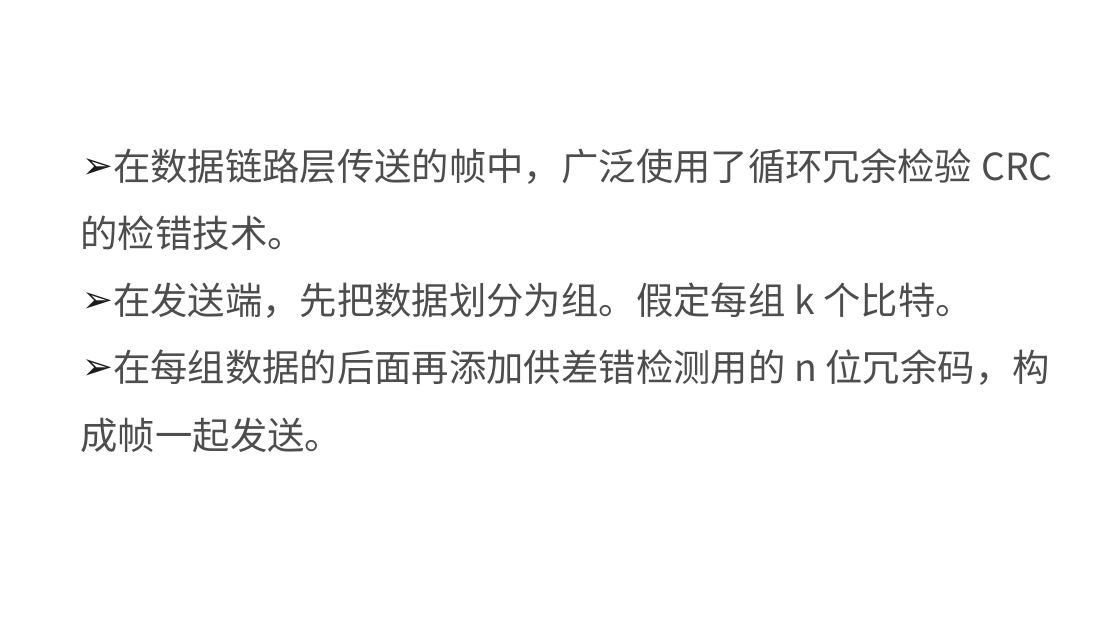
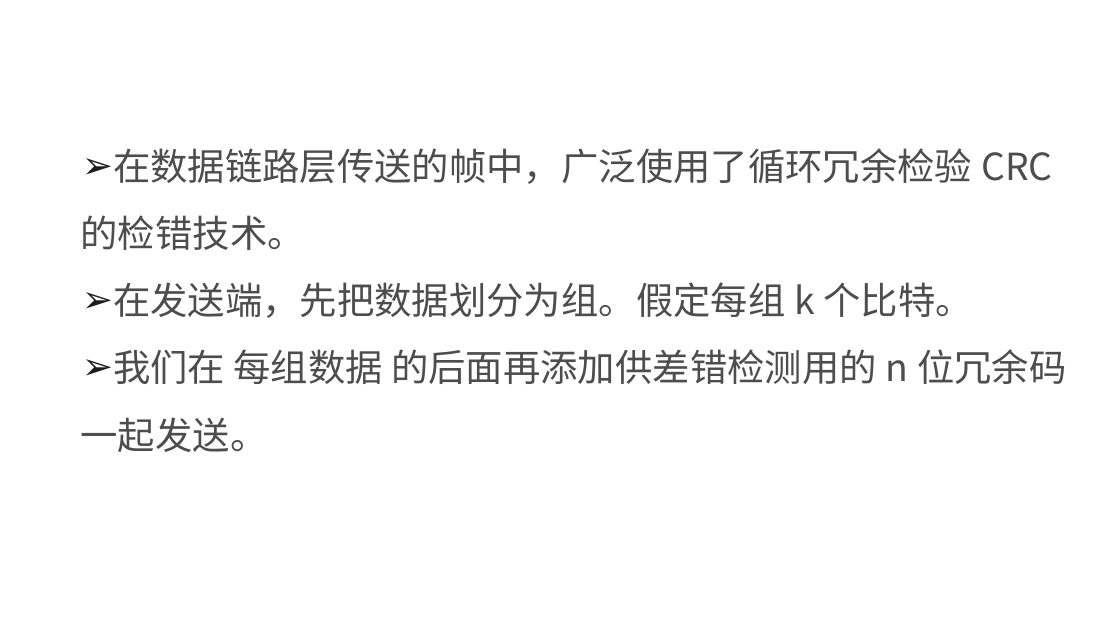
Before and after one commit to edu2act/course-NetWork, a slide deck: slide 17 of materials/slides/ch03 Data Link Layer.pptx. Drawn at 1120x630 pixels with LibreOffice and Linux fonts; fonts in the diff are those of the drawing; background and template pictures are left out. Boxes give left, top, right and bottom in pixels: in the first picture for what was removed or moved away, otherwise in the second. Text is boxed around its words. In the diff, an @@ line names an element or a change of style, - is before the commit and + after.

```diff
--- a/materials/slides/ch03 Data Link Layer.pptx
+++ b/materials/slides/ch03 Data Link Layer.pptx
@@ text at [81,349,1066,452]: text changed @@
-➢ 在每组数据的后面再添加供差错检测用的 n 位冗余码，构成帧一起发送。
+➢ 我们在 每组数据 的后面再添加供差错检测用的 n 位冗余码一起发送。
```
Also in this commit, not shown: 16 other slides changed.
